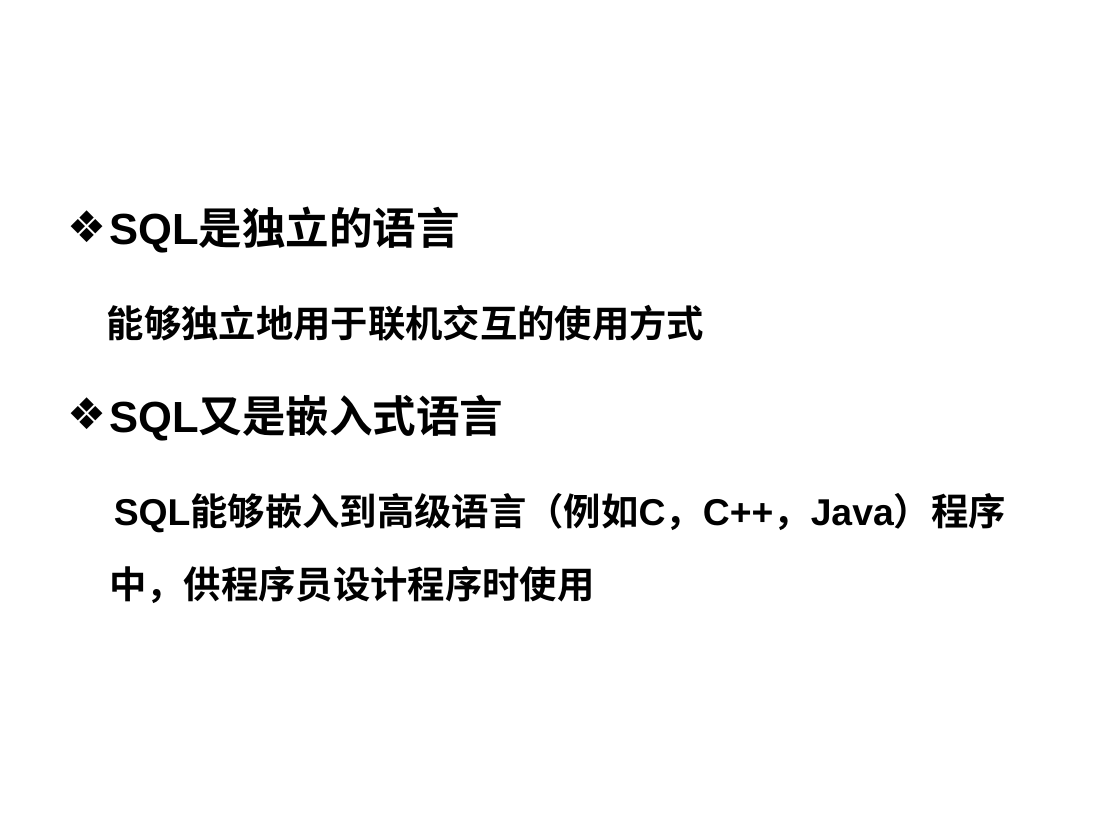
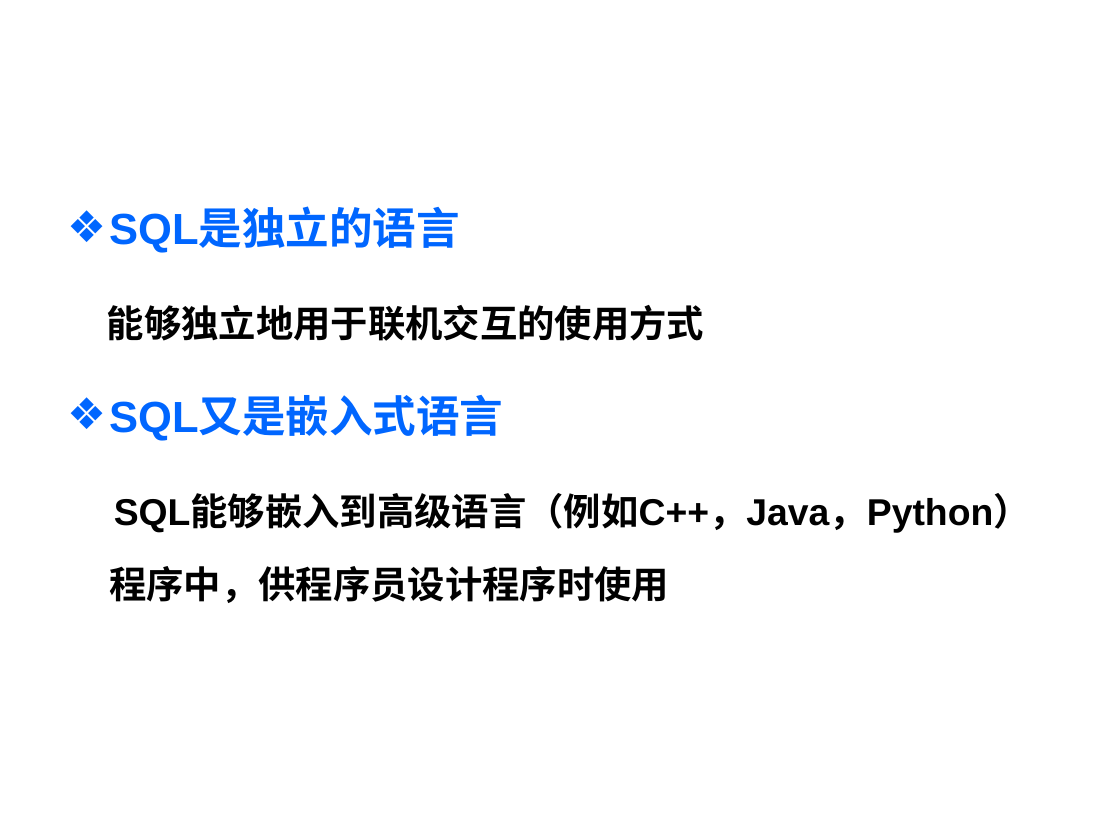
Before and after one commit to HBU/DataBase, a slide deck: slide 8 of PPT/DB第03章（1）.ppt. Drawn at 1120x840 pixels with LibreOffice and Linux fonts; fonts in the diff are those of the drawing; background and template pictures are left out. Boxes give left, top, right and bottom in pixels: in the first picture for what was removed or moved away, otherwise in the second. Text is boxed around its words. In the diff, an @@ line names an element or a change of style, - is before the commit and + after.

```diff
--- a/PPT/DB第03章（1）.ppt
+++ b/PPT/DB第03章（1）.ppt
@@ text at [109,209,503,441]: text colour #000000 to #0066FF in "SQL是独立的语言", "SQL又是嵌入式语言"; bullet colour #000000 to #0066FF @@
@@ text at [109,495,1031,603]: text changed @@
-SQL能够嵌入到高级语言（例如C，C++，Java）程序中，供程序员设计程序时使用
+SQL能够嵌入到高级语言（例如C++，Java，Python）程序中，供程序员设计程序时使用
```
Also in this commit, not shown: 1 other slide changed, 1 other file.
